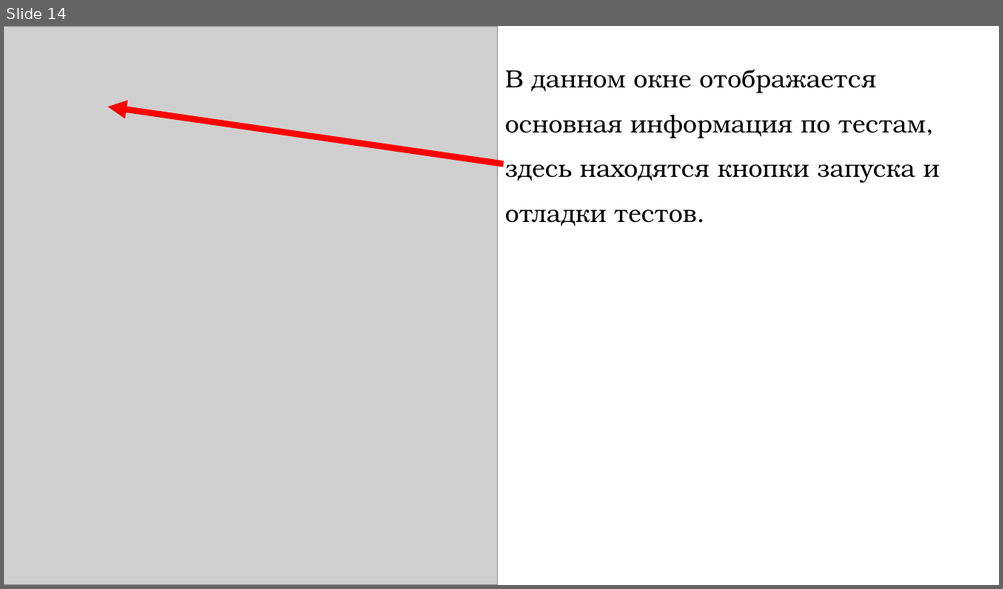
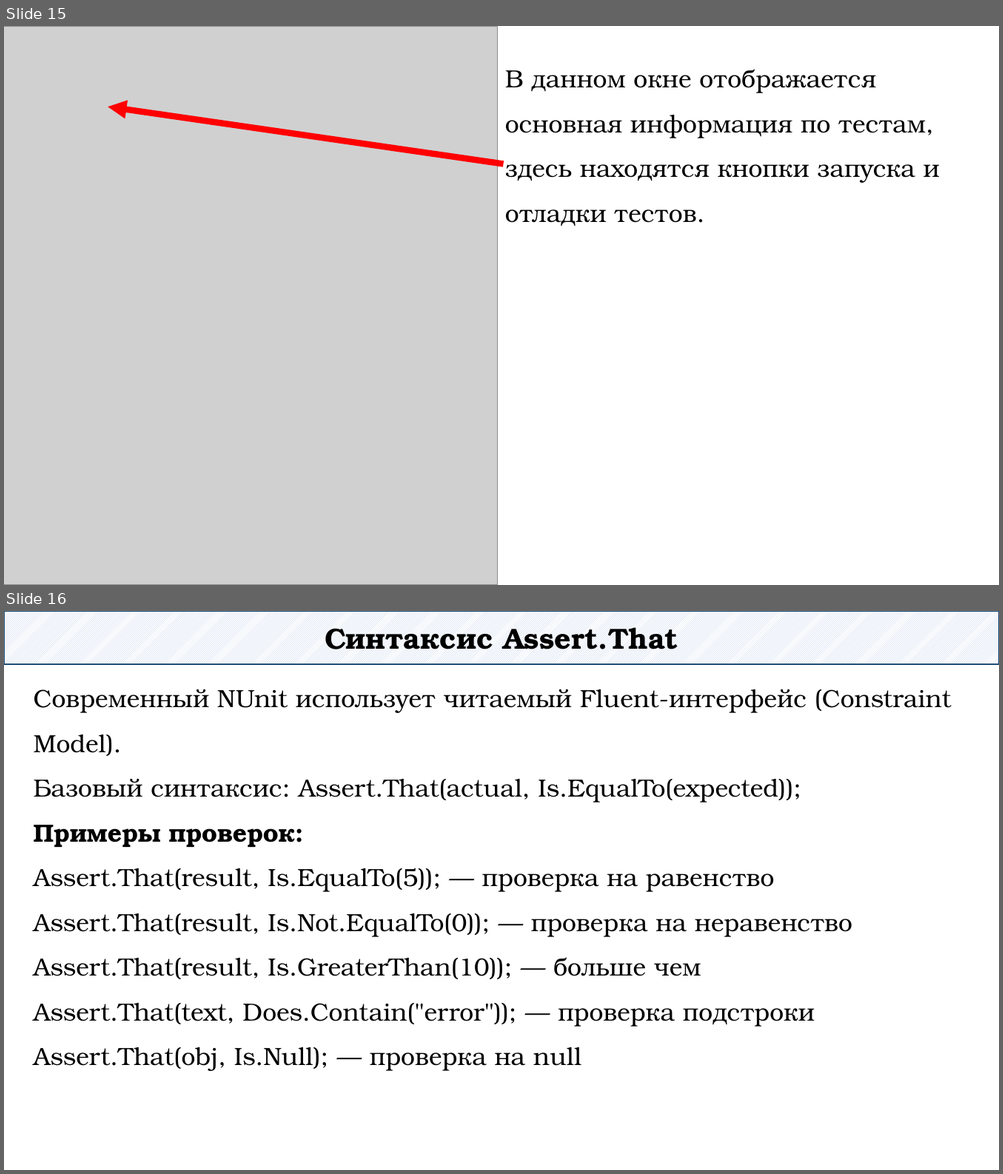
Before and after one commit to DaniilKlyukin/OOP-4, a slide deck: Лекции/ООП 1 лек 3.pptx. Shown one above the other, each under a label of ours: slide 14 before the commit, slides 15 and 16 after it. The pictures are 1003x589 and 1003x1174 pixels, drawn with LibreOffice and Linux fonts; fonts in the diff are those of the drawing; grey boxes stand for pictures. Boxes give left, top, right and bottom in pixels: in the first picture for what was removed or moved away, otherwise in the second. Text is boxed around its words. In the diff, an @@ line names an element or a change of style, - is before the commit and + after.

```diff
--- a/Лекции/ООП 1 лек 3.pptx
+++ b/Лекции/ООП 1 лек 3.pptx
@@ slide 16 added at [4,611,999,1170], background #FFFFFF @@
@@ rectangle added at [4,611,999,665], fill pattern #B4C7E7 on #FFFFFF, outline #1F4E79 1.25 pt, 28 pt, text #000000, bold @@
+Синтаксис Assert.That
@@ text added at [34,689,951,1071], 24 pt, text #000000 @@
+Современный NUnit использует читаемый Fluent-интерфейс (Constraint Model).
+Базовый синтаксис: Assert.That(actual, Is.EqualTo(expected));
+Примеры проверок:
+Assert.That(result, Is.EqualTo(5)); — проверка на равенство
+Assert.That(result, Is.Not.EqualTo(0)); — проверка на неравенство
+Assert.That(result, Is.GreaterThan(10)); — больше чем
+Assert.That(text, Does.Contain("error")); — проверка подстроки
+Assert.That(obj, Is.Null); — проверка на null
@@ what was slide 14 is now slide 15 @@
```
Also in this commit, not shown: 6 slides changed, 29 other slides added, 15 slides removed.
